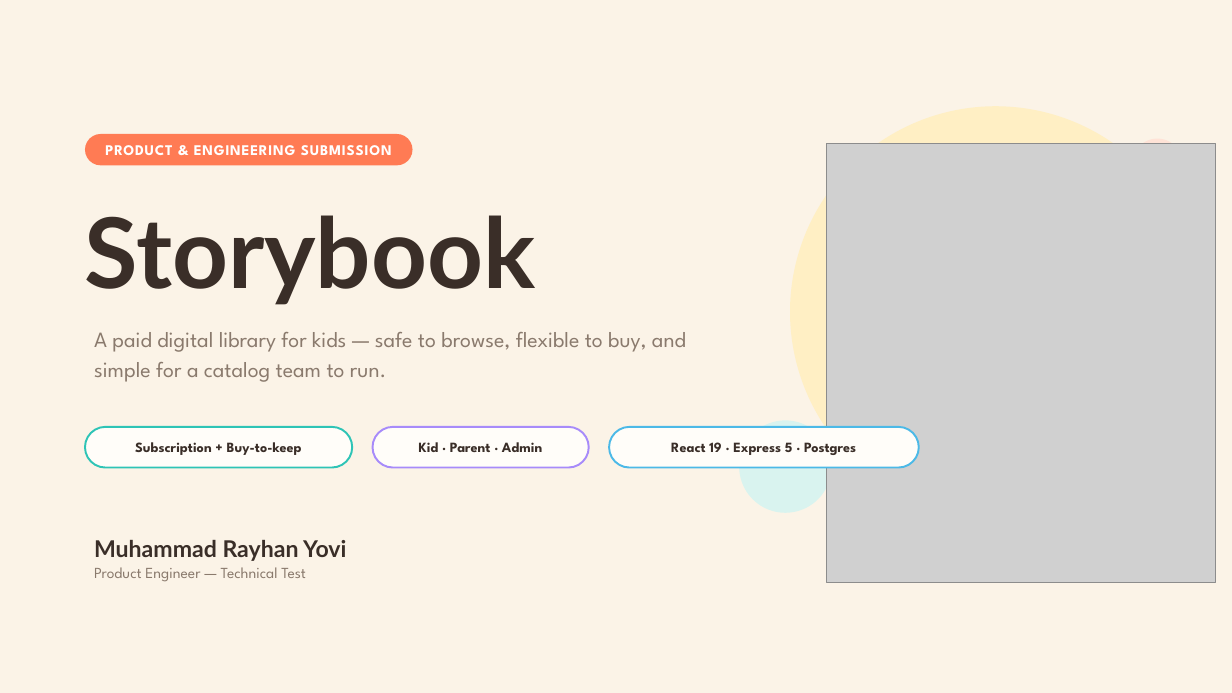
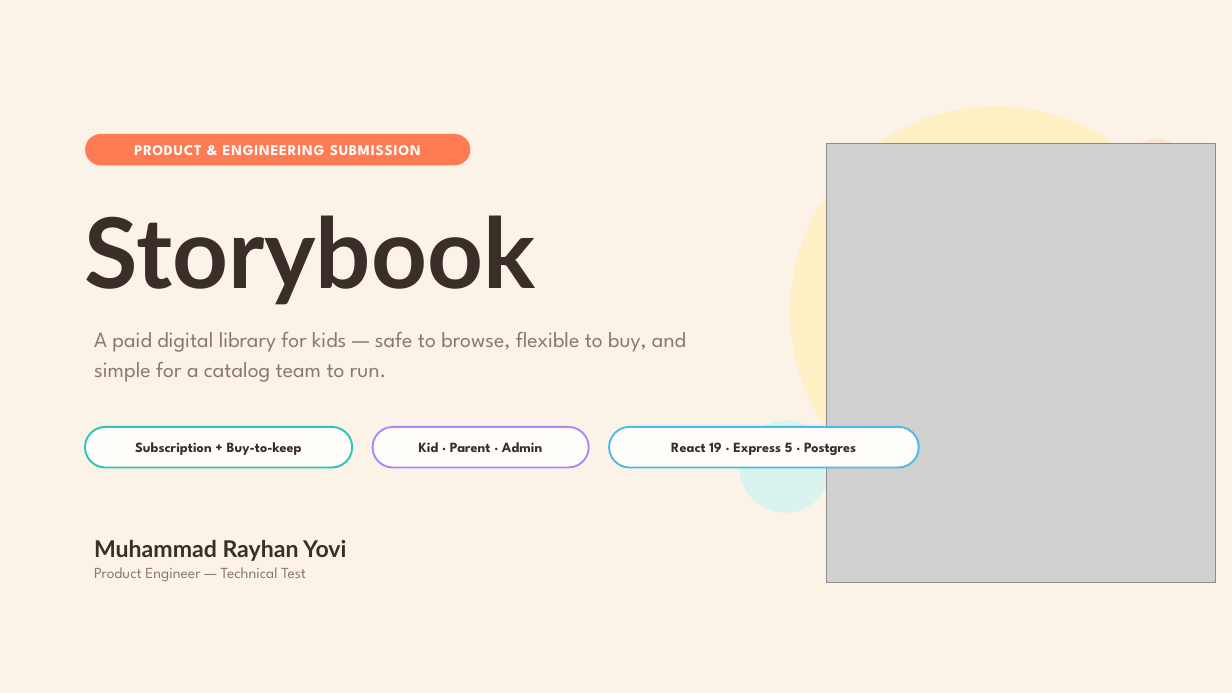
Before and after one commit to rayhanyovi/storybook, a slide deck: slide 1 of deck/Storybook.pptx. Drawn at 1232x693 pixels with LibreOffice and Linux fonts; fonts in the diff are those of the drawing; grey boxes stand for pictures. Boxes give left, top, right and bottom in pixels: in the first picture for what was removed or moved away, otherwise in the second. Text is boxed around its words. In the diff, an @@ line names an element or a change of style, - is before the commit and + after.

```diff
--- a/deck/Storybook.pptx
+++ b/deck/Storybook.pptx
@@ text "PRODUCT & ENGINEERING SUBMISSION": place and size @@
-text "PRODUCT & ENGINEERING SUBMISSION" at box(105, 145, 392, 155)
+text "PRODUCT & ENGINEERING SUBMISSION" at box(134, 145, 421, 155)
@@ rounded rectangle: place and size @@
-rounded rectangle at box(85, 134, 412, 165)
+rounded rectangle at box(85, 134, 470, 165)
```
Also in this commit, not shown: 15 other slides changed, 12 other files.
